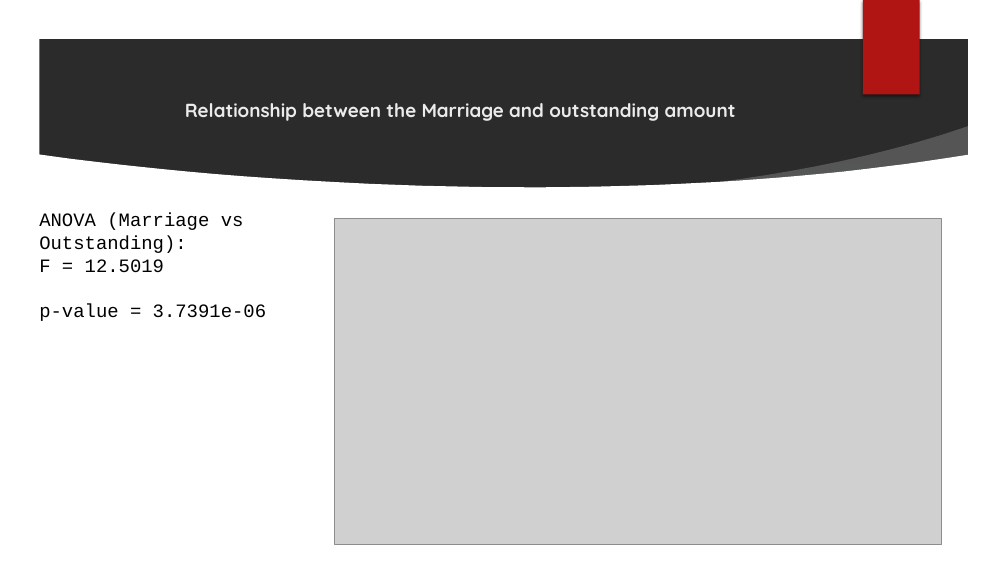
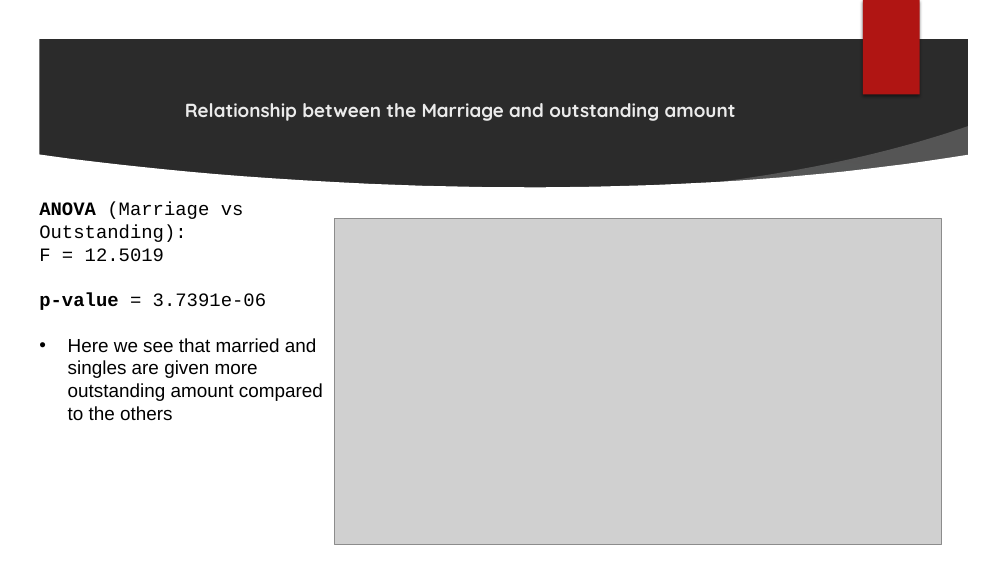
Before and after one commit to SunilKhandale/credit-card-default-data-analytics-in-python, a slide deck: slide 14 of credit_default.pptx. Drawn at 1008x567 pixels with LibreOffice and Linux fonts; fonts in the diff are those of the drawing; grey boxes stand for pictures; background and template pictures are left out; a plain dark background stands for a picture behind light text. Boxes give left, top, right and bottom in pixels: in the first picture for what was removed or moved away, otherwise in the second. Text is boxed around its words. In the diff, an @@ line names an element or a change of style, - is before the commit and + after.

```diff
--- a/credit_default.pptx
+++ b/credit_default.pptx
@@ text at box(39, 202, 266, 310): bold on in "ANOVA", "p-value" @@
@@ text "ANOVA (Marriage vs Outstanding):": place and size @@
-text "ANOVA (Marriage vs Outstanding):" at box(39, 219, 335, 311)
+text "ANOVA (Marriage vs Outstanding):" at box(39, 207, 335, 414)
@@ text at box(68, 338, 323, 421): paragraph added @@
+• Here we see that married and singles are given more outstanding amount compared to the others
```
Also in this commit, not shown: 5 other slides changed.
